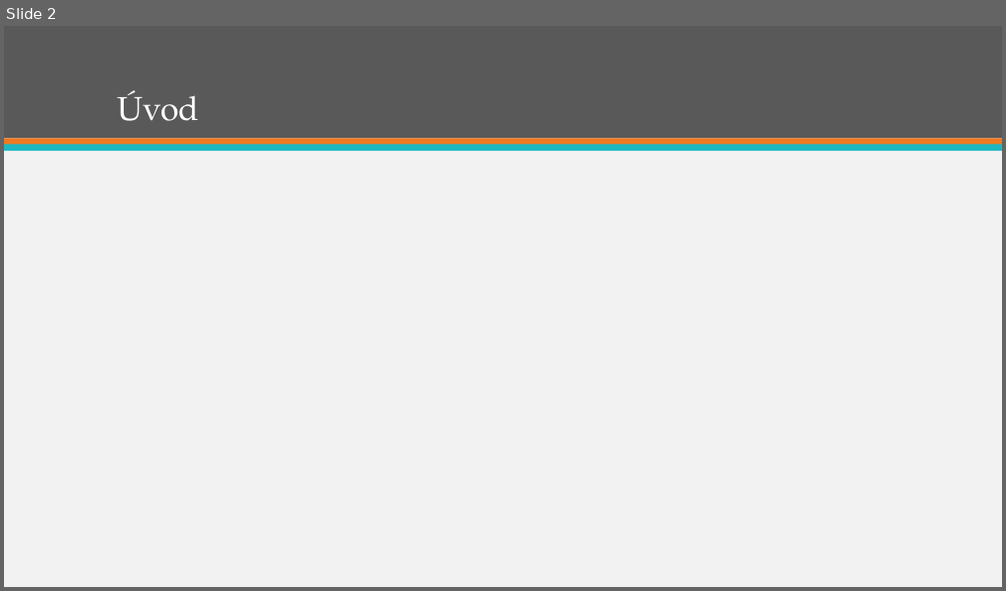
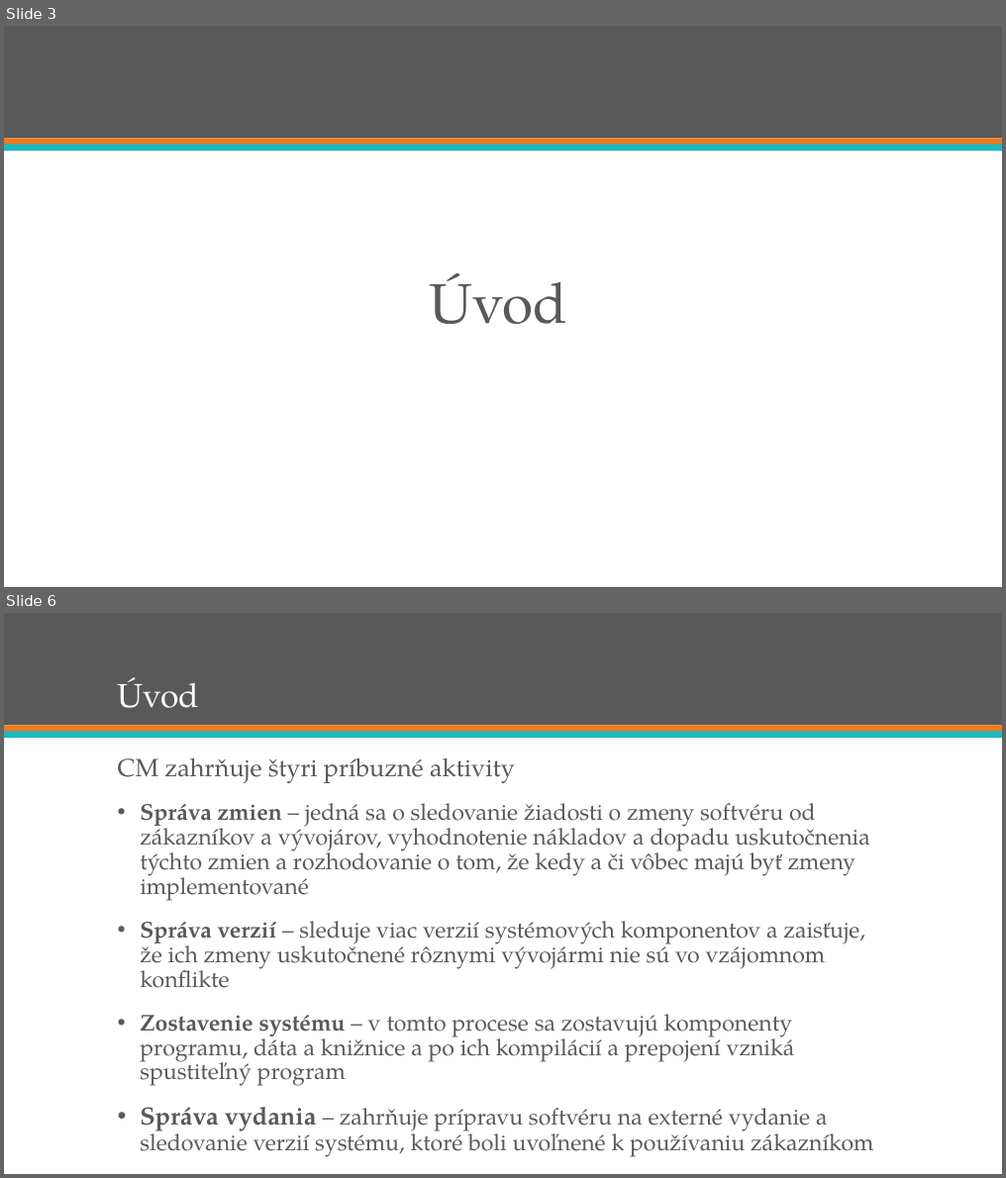
Before and after one commit to ppatrik/swib-prezentacia, a slide deck: swib.pptx. Shown one above the other, each under a label of ours: slide 2 before the commit, slides 3 and 6 after it; the slides between them are not shown. The pictures are 1006x591 and 1006x1178 pixels, drawn with LibreOffice and Linux fonts; fonts in the diff are those of the drawing. Boxes give left, top, right and bottom in pixels: in the first picture for what was removed or moved away, otherwise in the second. Text is boxed around its words. In the diff, an @@ line names an element or a change of style, - is before the commit and + after.

```diff
--- a/swib.pptx
+++ b/swib.pptx
@@ slide 6 added at (x1=4, y1=613, x2=1002, y2=1174), background #FFFFFF; not listed: 3 template elements that a slide beside it also shows @@
@@ title added at (x1=118, y1=677, x2=200, y2=708), 32 pt, text #FFFFFF @@
+Úvod
@@ text added at (x1=118, y1=758, x2=873, y2=1157), 22 pt, text #595959 @@
+CM zahrňuje štyri príbuzné aktivity
+• Správa zmien – jedná sa o sledovanie žiadosti o zmeny softvéru od zákazníkov a vývojárov, vyhodnotenie nákladov a dopadu uskutočnenia týchto zmien a rozhodovanie o tom, že kedy a či vôbec majú byť zmeny implementované
+• Správa verzií – sleduje viac verzií systémových komponentov a zaisťuje, že ich zmeny uskutočnené rôznymi vývojármi nie sú vo vzájomnom konflikte
+• Zostavenie systému – v tomto procese sa zostavujú komponenty programu, dáta a knižnice a po ich kompilácií a prepojení vzniká spustiteľný program
+• Správa vydania – zahrňuje prípravu softvéru na externé vydanie a sledovanie verzií systému, ktoré boli uvoľnené k používaniu zákazníkom
@@ what was slide 2 is now slide 3 @@
@@ slide 3 changed as well @@
@@ background #F2F2F2 to #FFFFFF @@
@@ text "Úvod" moved from (x1=118, y1=90, x2=200, y2=121) to (x1=430, y1=274, x2=567, y2=324) @@
@@ text "Úvod" at (x1=430, y1=274, x2=567, y2=324): size 32 to 54 pt, text colour #FFFFFF to #595959; alignment left to centre; line spacing 0.9 to 1; vertical alignment bottom to top @@
```
Also in this commit, not shown: 8 other slides changed, 7 other slides added.
